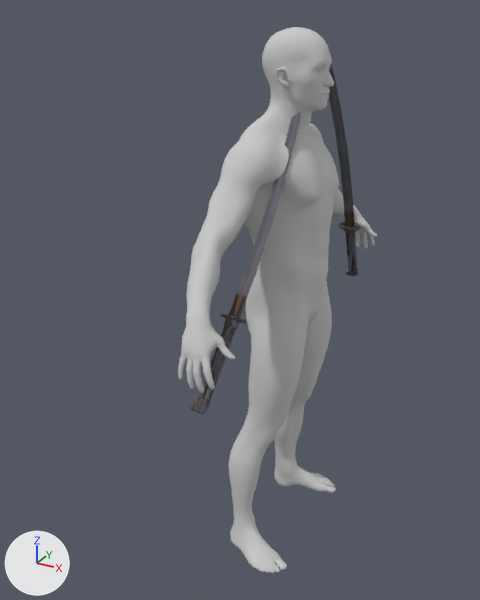
The FBX model Character/Animation/ZWM/Attack/Weapon_3/Weapon_3_Skill_0_1/Dd_RootAnim_Weapon_3_Skilll_0_1.FBX as it was, and as the next commit left it.
The view is the same before and after, from a camera (50 mm lens) standing at (0.839, -1.901, 1.856) and looking at (-0.173, -0.062, 0.937). Arrows for +X, +Y and +Z are at lower left; the lights stay in place. Where no turn or scale is listed for an object, it has been applied to the vertices.

In view in the first picture: 'Male_Body', 'Male_Foot', 'Male_Hand', 'Male_Head', 'Male_Leg', 'Object021', 'Object022'.
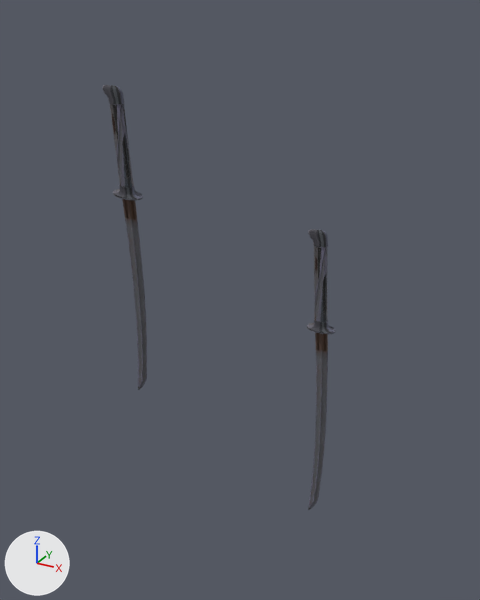
ob_point_take_r is not drawn itself; it is the parent of ob_object022.
ob_point_take_l is not drawn itself; it is the parent of ob_object021.

Pixel boxes (x1, y1, x2, y2) of what changed, in the pictures (480 x 600 px):
'Male_Body', deleted
    before: (187, 119, 344, 306)
'Male_Leg', deleted
    before: (228, 271, 332, 516)
'Object022', moved, turned
    before: (190, 112, 301, 414)
    after: (102, 85, 147, 390)
'Male_Head', deleted
    before: (257, 27, 334, 188)
'Object021', moved, turned
    before: (329, 64, 361, 276)
    after: (307, 229, 335, 510)
'Male_Hand', deleted
    before: (178, 205, 377, 393)
'Male_Foot', deleted
    before: (230, 457, 336, 574)

The change, as a diff of the scene's bpy script:
```diff
--- a/Character/Animation/ZWM/Attack/Weapon_3/Weapon_3_Skill_0_1/Dd_RootAnim_Weapon_3_Skilll_0_1.FBX.py
+++ b/Character/Animation/ZWM/Attack/Weapon_3/Weapon_3_Skill_0_1/Dd_RootAnim_Weapon_3_Skilll_0_1.FBX.py
@@ ob_point_take_r @@
 ob_point_take_r = bpy.data.objects.new('Point_Take_R', None)
-ob_point_take_r.location = (0.0141, -0.527, 0.969)
-ob_point_take_r.rotation_euler = (-0.677, -0.0474, -0.113)  # degrees (-39, -2.7, -6.5)
+ob_point_take_r.location = (-0.189, -0.621, 1.551)
+ob_point_take_r.rotation_euler = (-2.948, 0.0829, 0.0403)  # degrees (-169, 4.7, 2.3)
 ob_point_take_r.scale = (0.01, 0.01, 0.01)
@@ ob_male_leg @@
-ob_male_leg = bpy.data.objects.new('Male_Leg', me_mesh_001)
-ob_male_leg.location = (0.0, 0.0, 0.0)
@@ ob_male_hand @@
-ob_male_hand = bpy.data.objects.new('Male_Hand', me_mesh)
-ob_male_hand.location = (0.0, 0.0, 0.0)
@@ ob_male_body @@
-ob_male_body = bpy.data.objects.new('Male_Body', me_mesh_004)
-ob_male_body.location = (0.0, 0.0, 0.0)
@@ ob_male_head @@
-ob_male_head = bpy.data.objects.new('Male_Head', me_mesh_003)
-ob_male_head.location = (0.0, 0.0, 0.0)
@@ ob_male_foot @@
-ob_male_foot = bpy.data.objects.new('Male_Foot', me_mesh_002)
-ob_male_foot.location = (0.0, 0.0, 0.0)
@@ ob_point_take_l @@
 ob_point_take_l = bpy.data.objects.new('Point_Take_L', None)
-ob_point_take_l.location = (0.0152, 0.524, 0.967)
-ob_point_take_l.rotation_euler = (0.566, 0.00242, 0.151)  # degrees (32, 0.1, 8.7)
+ob_point_take_l.location = (0.213, -0.298, 1.155)
+ob_point_take_l.rotation_euler = (-2.986, 0.00077, 0.0402)  # degrees (-171, 0, 2.3)
 ob_point_take_l.scale = (0.01, 0.01, 0.01)
```
